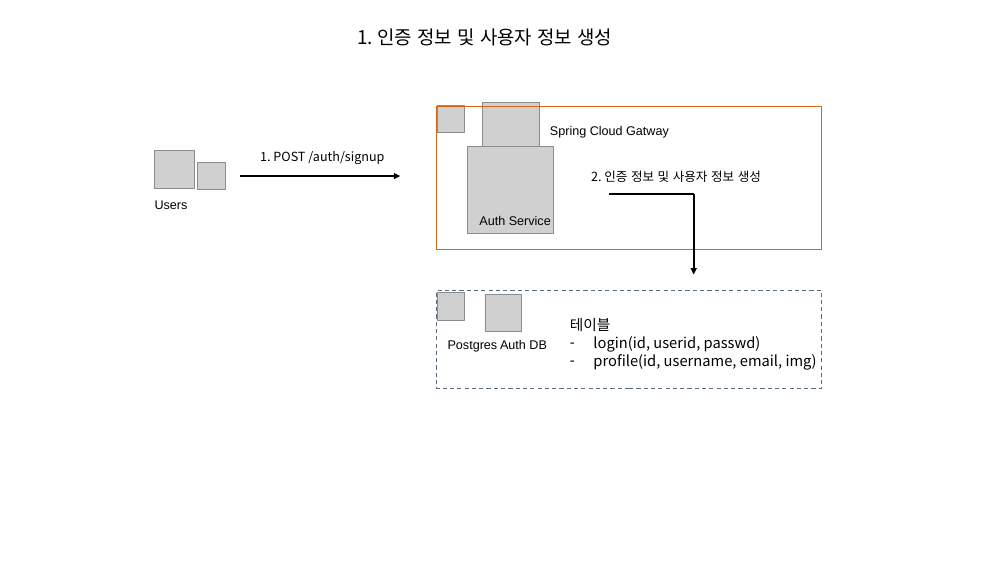
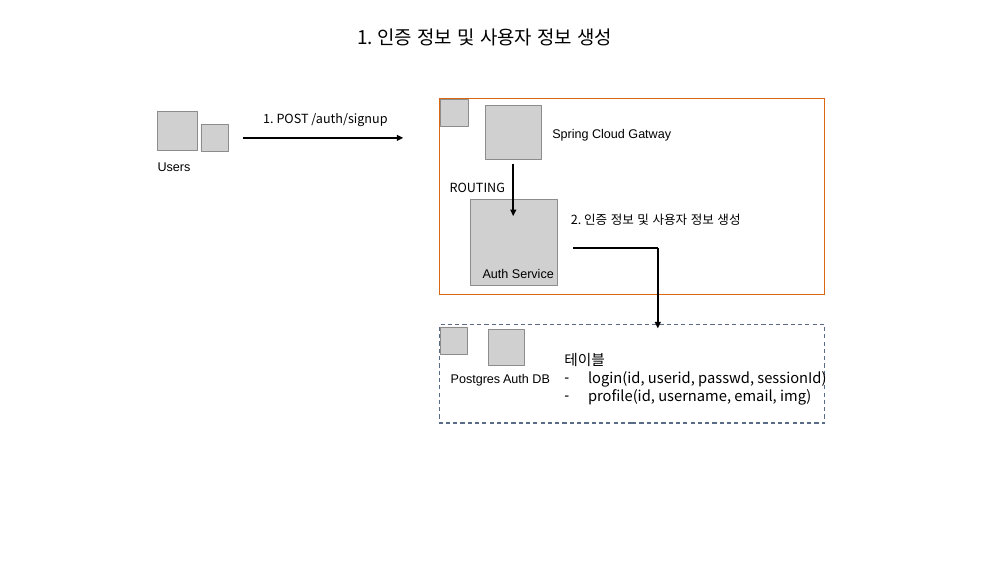
Before and after one commit to kdkcom1234/git2021, a slide deck: slide 1 of 8-msa/3. 인증, 세션, 권한 허가.pptx. Drawn at 1008x567 pixels with LibreOffice and Linux fonts; fonts in the diff are those of the drawing; grey boxes stand for pictures. Boxes give left, top, right and bottom in pixels: in the first picture for what was removed or moved away, otherwise in the second. Text is boxed around its words. In the diff, an @@ line names an element or a change of style, - is before the commit and + after.

```diff
--- a/8-msa/3. 인증, 세션, 권한 허가.pptx
+++ b/8-msa/3. 인증, 세션, 권한 허가.pptx
@@ rectangle: place and size @@
-rectangle at (437,106,822,250)
+rectangle at (440,99,825,295)
@@ picture: place and size @@
-picture at (437,105,464,132)
+picture at (441,100,468,127)
@@ picture: place and size @@
-picture at (483,102,540,157)
+picture at (485,106,542,160)
@@ 2 pictures, 2 texts, 1 arrow: place and size @@
-2 pictures, 2 texts, 1 arrow at (154,150,400,209)
+2 pictures, 2 texts, 1 arrow at (157,112,403,171)
@@ arrow added from (513, 163) to (513, 216), #000000 2 pt @@
@@ text added at (450,182,505,192), 12 pt, text #000000 @@
+ROUTING
@@ picture: place and size @@
-picture at (467,147,554,233)
+picture at (470,200,557,286)
@@ text "2. 인증 정보 및 사용자 ...": place and size @@
-text "2. 인증 정보 및 사용자 ..." at (591,170,761,182)
+text "2. 인증 정보 및 사용자 ..." at (571,213,740,225)
@@ text "Auth Service": place and size @@
-text "Auth Service" at (479,216,551,225)
+text "Auth Service" at (483,269,554,278)
@@ line moved from (609, 194) - (694, 194) to (573, 248) - (658, 248) @@
@@ arrow moved from (694, 194) - (694, 274) to (658, 248) - (658, 328) @@
@@ 2 pictures, 1 text, 1 rectangle: place and size @@
-2 pictures, 1 text, 1 rectangle at (437,290,822,389)
+2 pictures, 1 text, 1 rectangle at (440,324,825,423)
@@ text "테이블": place and size @@
-text "테이블" at (570,318,817,370)
+text "테이블" at (564,353,826,405)
@@ text at (588,371,826,387): text changed @@
-– login(id, userid, passwd)
+– login(id, userid, passwd, sessionId)
```
Also in this commit, not shown: 1 other slide changed, 5 other files.
